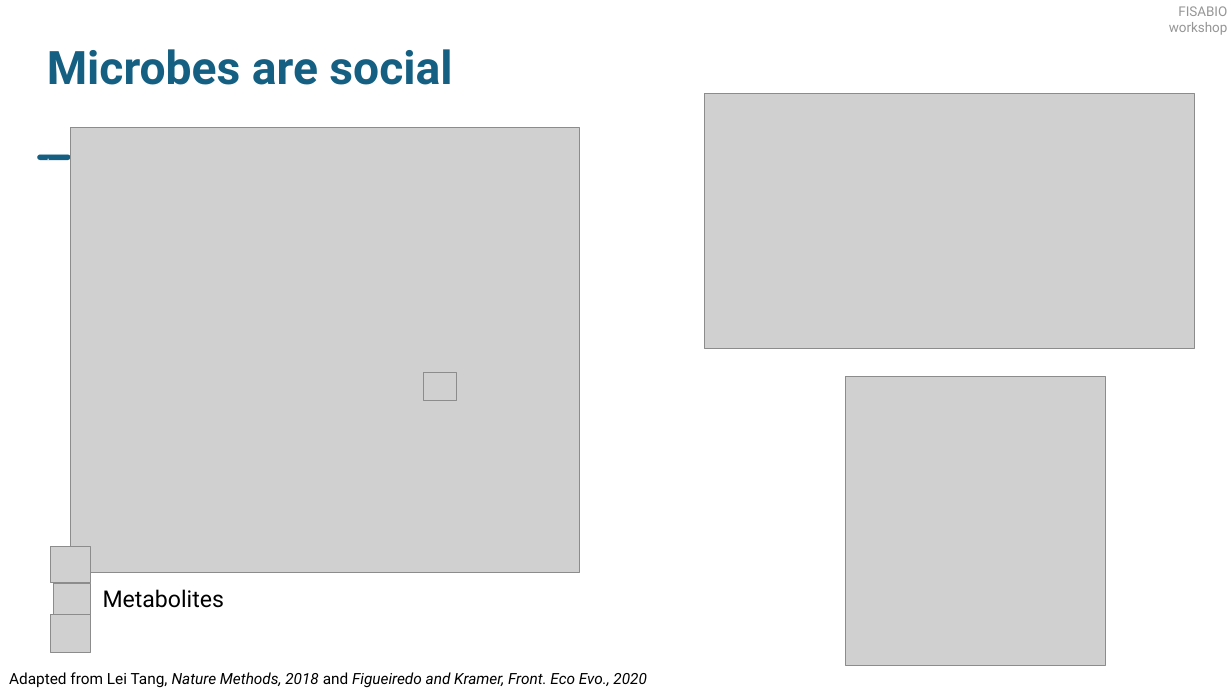
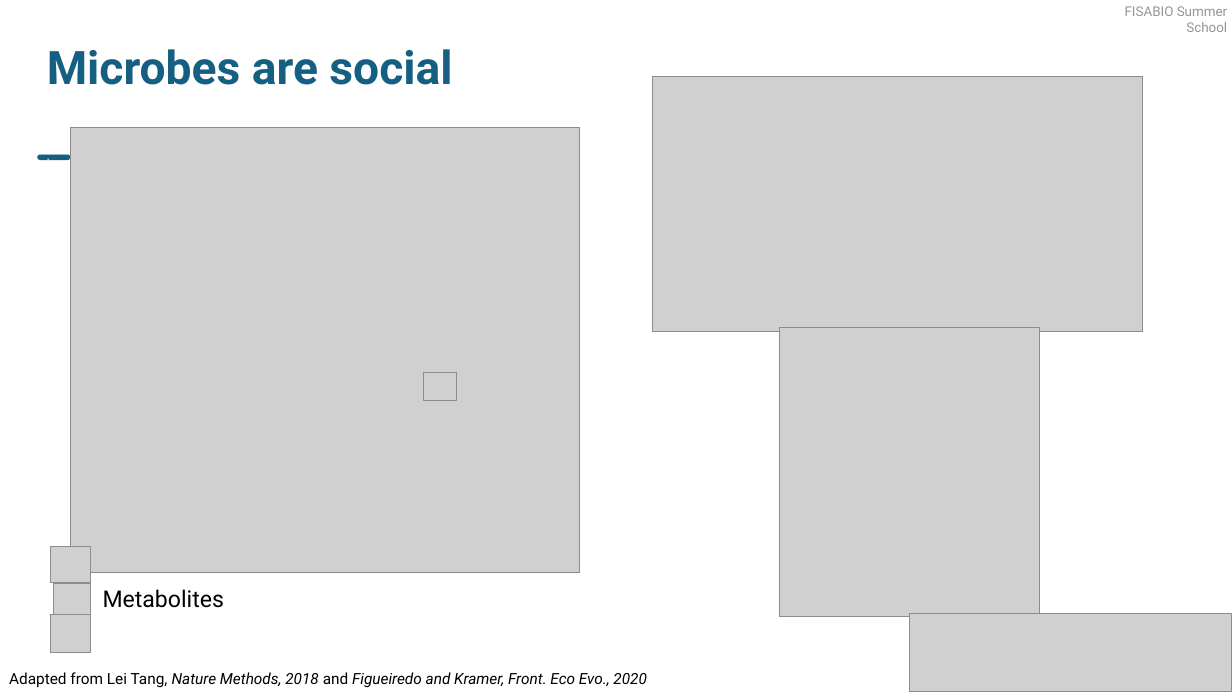
Before and after one commit to kshitijtandon/fisabio-gapseq-workshop, a slide deck: slide 6 of slides/FISABIO_workshop_v1.pptx. Drawn at 1232x693 pixels with LibreOffice and Linux fonts; fonts in the diff are those of the drawing; grey boxes stand for pictures. Boxes give left, top, right and bottom in pixels: in the first picture for what was removed or moved away, otherwise in the second. Text is boxed around its words. In the diff, an @@ line names an element or a change of style, - is before the commit and + after.

Commit message:
update the text flow and slides

```diff
--- a/slides/FISABIO_workshop_v1.pptx
+++ b/slides/FISABIO_workshop_v1.pptx
@@ text at bbox=[1125, 6, 1227, 32]: text changed @@
-FISABIO workshop
+FISABIO Summer School
@@ picture: place and size @@
-picture at bbox=[705, 94, 1195, 348]
+picture at bbox=[653, 77, 1142, 331]
@@ picture: place and size @@
-picture at bbox=[846, 376, 1106, 665]
+picture at bbox=[779, 328, 1040, 616]
@@ picture added at bbox=[910, 614, 1232, 692] @@
```
Also in this commit, not shown: 7 other slides changed, 5 slides added, 4 slides removed, 1 other file.
